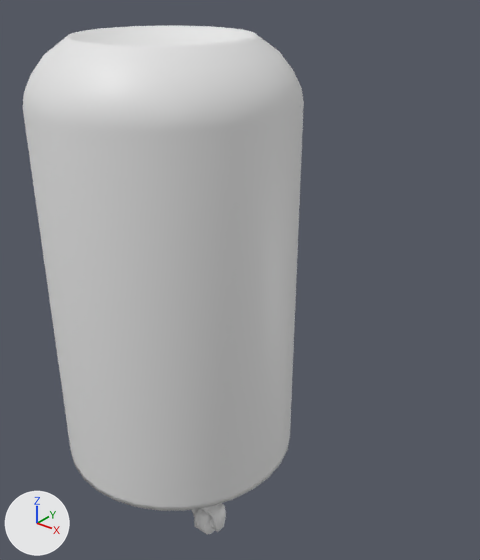
Before and after pictures for a commit that changed the FBX model Assets/Project/Models/Robots/robot_normal.fbx.
Before and after are seen from a 50 mm lens placed at (0.701, -0.704, 0.886), pointed at (0.119, 0.024, 0.435). Every picture has the same lights, and +X, +Y and +Z are marked at lower left. Where no turn or scale is listed for an object, it has been applied to the vertices.

The first picture shows 'NormalRobot'.
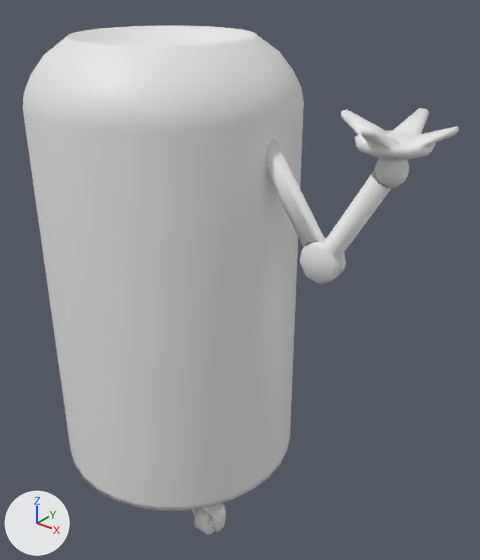
Commit message: [Art] Update the robots models

Diff of the bpy script that builds the scene:
```diff
--- a/Assets/Project/Models/Robots/robot_normal.fbx.py
+++ b/Assets/Project/Models/Robots/robot_normal.fbx.py
@@ me_cylinder_005 @@
 # used by ob_normalrobot; location = (0.0, 0.0, 0.0)
-me_cylinder_005.from_pydata(...)  # 1827 vertices, 1814 faces; spans x -0.2..0.2, y -0.2..0.2, z 0.0..0.79
+me_cylinder_005.from_pydata(...)  # 2282 vertices, 2297 faces; spans x -0.2..0.44, y -0.2..0.2, z 0.0..0.79
+# me_cylinder_005 part 1: a new loose piece of 318 vertices spanning x 0.3..0.44, y -0.078..0.062, z 0.645..0.725
+# me_cylinder_005 part 2: a new loose piece of 77 vertices spanning x 0.256..0.372, y -0.023..0.007, z 0.497..0.66
+# me_cylinder_005 part 3: a new loose piece of 60 vertices spanning x 0.173..0.313, y -0.023..0.008, z 0.497..0.677
```

Boxes (x1, y1, x2, y2) around the edits, measured in the pictures (480 x 560 px):
'NormalRobot', reshaped (55% wider): before (23, 26, 304, 535); after (23, 26, 459, 535)
part 1 of me_cylinder_005, added: after (341, 108, 459, 188)
part 2 of me_cylinder_005, added: after (300, 171, 391, 284)
part 3 of me_cylinder_005, added: after (265, 139, 346, 278)
